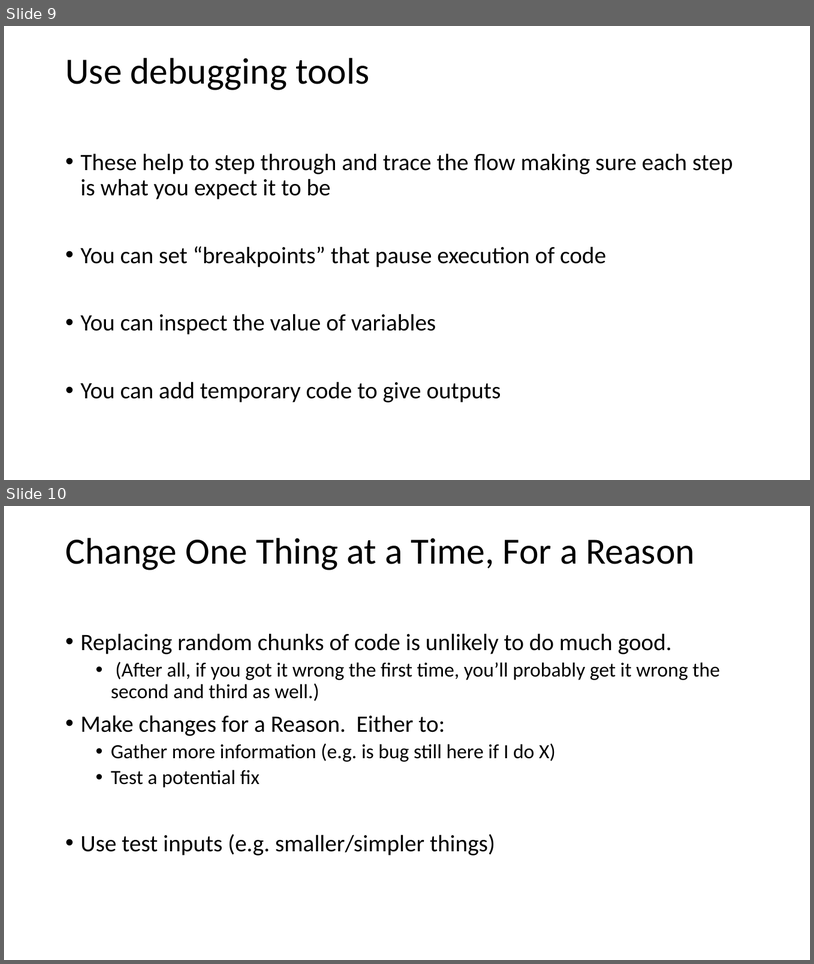
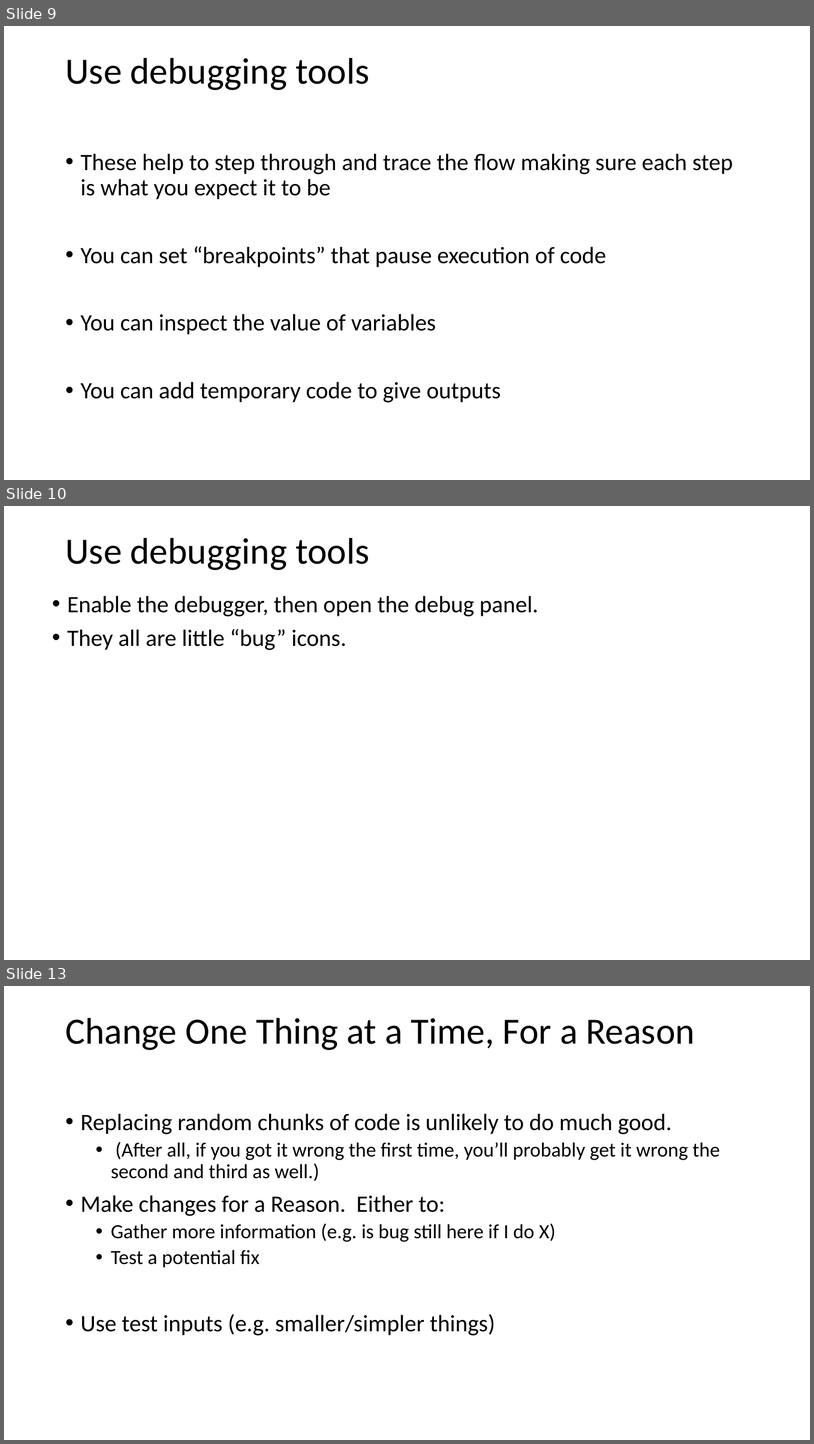
Before and after one commit to aleslab/PS4106_2022-23, a slide deck: slides/PS4106 - debugging.pptx. Shown one above the other, each under a label of ours: slides 9 and 10 before the commit, slides 9, 10 and 13 after it; the slides between them are not shown. The pictures are 814x964 and 814x1444 pixels, drawn with LibreOffice and Linux fonts; fonts in the diff are those of the drawing. Boxes give left, top, right and bottom in pixels: in the first picture for what was removed or moved away, otherwise in the second. Text is boxed around its words. In the diff, an @@ line names an element or a change of style, - is before the commit and + after.

Commit message:
Updated debugging slices

```diff
--- a/slides/PS4106 - debugging.pptx
+++ b/slides/PS4106 - debugging.pptx
@@ slide 10 added at <box>4,506,810,960</box>, background #FFFFFF @@
@@ title added at <box>65,538,369,570</box>, 44 pt, text #000000 @@
+Use debugging tools
@@ text added at <box>67,595,539,650</box>, 28 pt, text #000000 @@
+• Enable the debugger, then open the debug panel.
+• They all are little “bug” icons.
@@ what was slide 10 is now slide 13 @@
```
Also in this commit, not shown: 4 other slides added.
